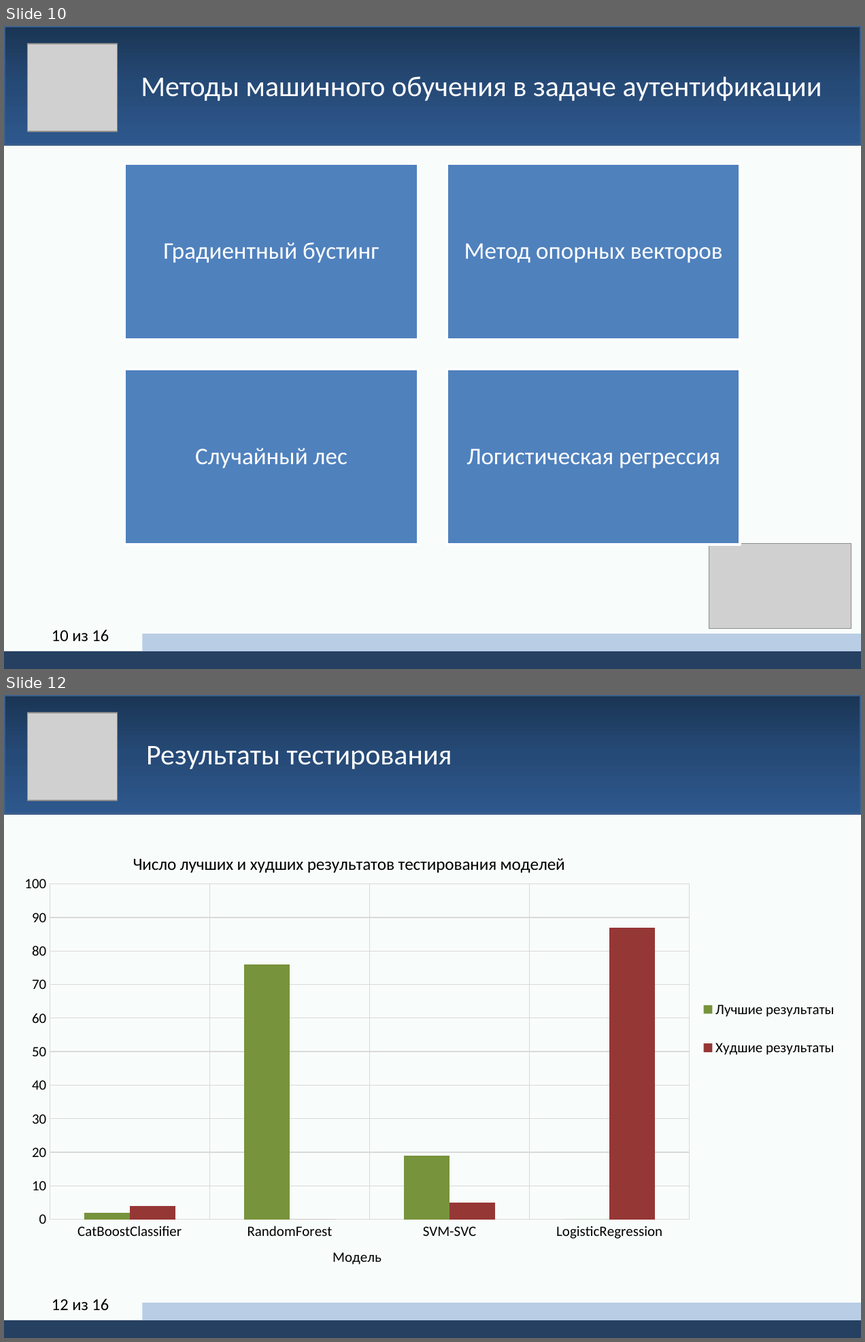
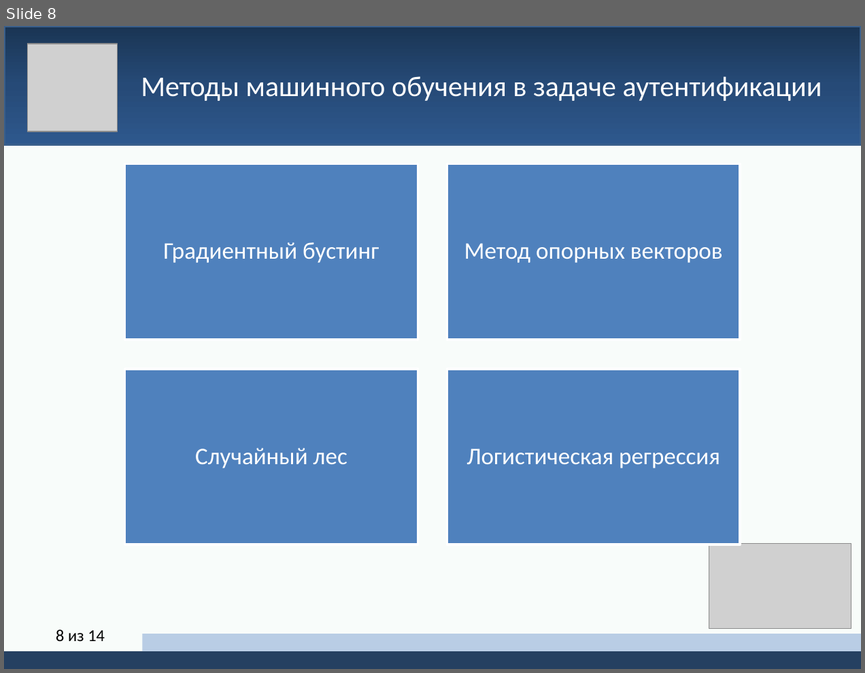
Before and after one commit to yerseg/bachelor_thesis, a slide deck: thesis_presentation.pptx. Shown one above the other, each under a label of ours: slides 10 and 12 before the commit, slide 8 after it; the slides between them are not shown. The pictures are 865x1342 and 865x673 pixels, drawn with LibreOffice and Linux fonts; fonts in the diff are those of the drawing; grey boxes stand for pictures. Boxes give left, top, right and bottom in pixels: in the first picture for what was removed or moved away, otherwise in the second. Text is boxed around its words. In the diff, an @@ line names an element or a change of style, - is before the commit and + after.

```diff
--- a/thesis_presentation.pptx
+++ b/thesis_presentation.pptx
@@ slide 12 removed at <box>4,695,861,1338</box>, background #FFFFFF @@
@@ rectangle removed at <box>4,695,861,814</box> @@
@@ picture removed at <box>28,713,118,800</box> @@
@@ text removed at <box>146,746,452,769</box> @@
-Результаты тестирования
@@ rectangle removed at <box>4,814,861,1338</box> @@
@@ column chart removed at <box>14,841,851,1269</box> @@
-title "Число лучших и худших результатов тестирования моделей "
-categories: CatBoostClassifier, RandomForest, SVM-SVC, LogisticRegression
-Лучшие результаты: 2, 76, 19, 0
-Худшие результаты: 4, 0, 5, 87
@@ page number removed at <box>52,1298,109,1310</box> @@
-12 из 16
@@ rectangle removed at <box>142,1302,861,1320</box> @@
@@ rectangle removed at <box>4,1320,861,1338</box> @@
@@ what was slide 10 is now slide 8 @@
@@ page number at <box>56,629,105,641</box>: text changed @@
-10 из 16
+8 из 14
```
Also in this commit, not shown: 9 slides changed, 2 slides added, 3 other slides removed.
